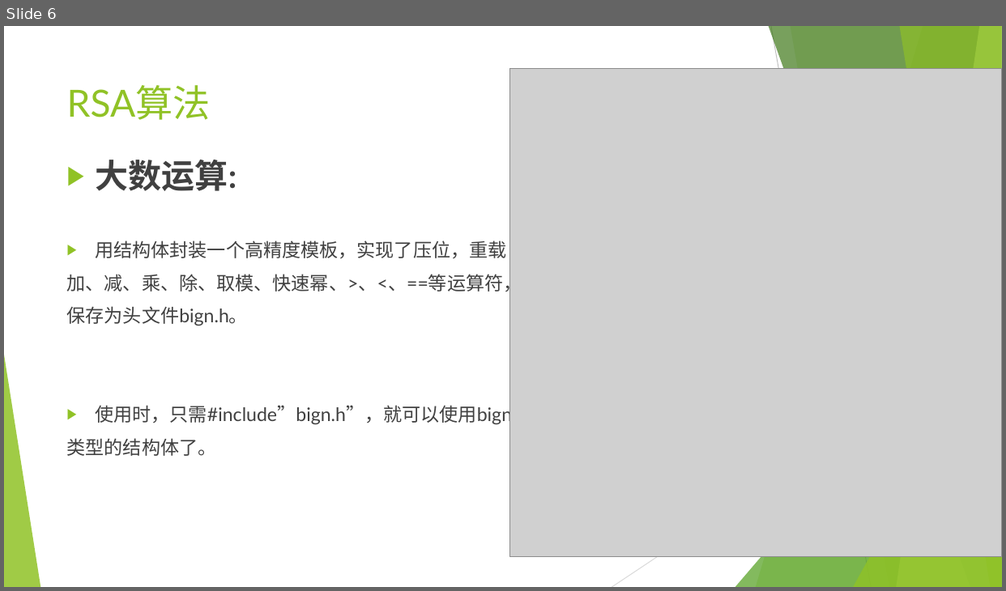
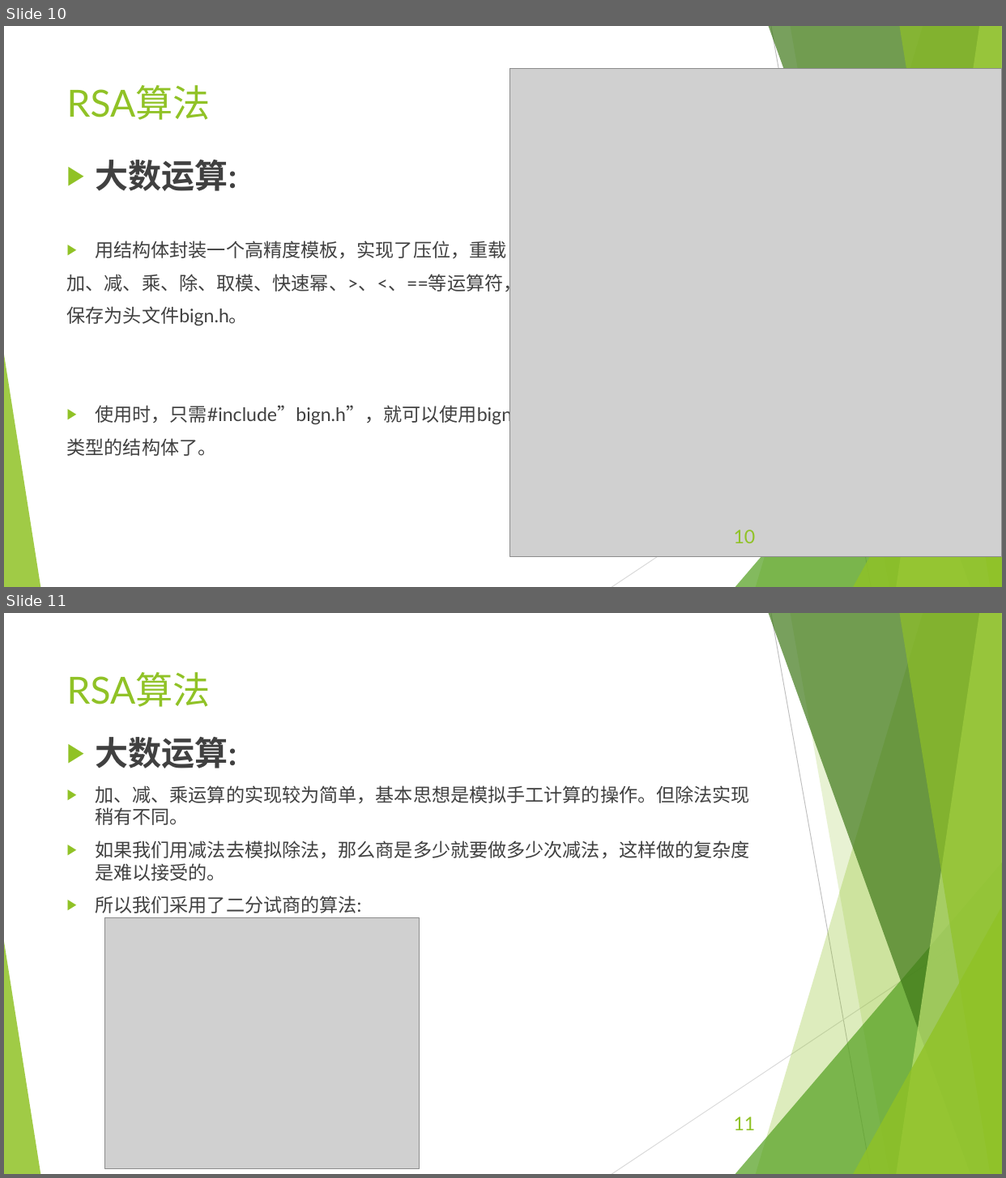
Before and after one commit to EECodingPresentation/project2, a slide deck: 展示报告.pptx. Shown one above the other, each under a label of ours: slide 6 before the commit, slides 10 and 11 after it. The pictures are 1006x591 and 1006x1178 pixels, drawn with LibreOffice and Linux fonts; fonts in the diff are those of the drawing; grey boxes stand for pictures. Boxes give left, top, right and bottom in pixels: in the first picture for what was removed or moved away, otherwise in the second. Text is boxed around its words. In the diff, an @@ line names an element or a change of style, - is before the commit and + after.

```diff
--- a/展示报告.pptx
+++ b/展示报告.pptx
@@ slide 11 added at (4,613,1002,1174), background #FFFFFF; not listed: 10 template elements that a slide beside it also shows @@
@@ title added at (67,672,211,707), 36 pt, text #90C226 @@
+RSA算法
@@ text added at (95,737,749,914), 18 pt, text #404040 @@
+▶ 大数运算:
+▶ 加、减、乘运算的实现较为简单，基本思想是模拟手工计算的操作。但除法实现稍有不同。
+▶ 如果我们用减法去模拟除法，那么商是多少就要做多少次减法，这样做的复杂度是难以接受的。
+▶ 所以我们采用了二分试商的算法:
@@ picture added at (105,918,420,1169) @@
@@ page number added at (734,1117,756,1131), 18 pt, text #90C226 @@
+11
@@ what was slide 6 is now slide 10 @@
@@ slide 10 changed as well @@
@@ page number added at (734,530,756,544), 18 pt, text #90C226 @@
+10
```
Also in this commit, not shown: 9 other slides changed, 11 other slides added, 3 other files.
